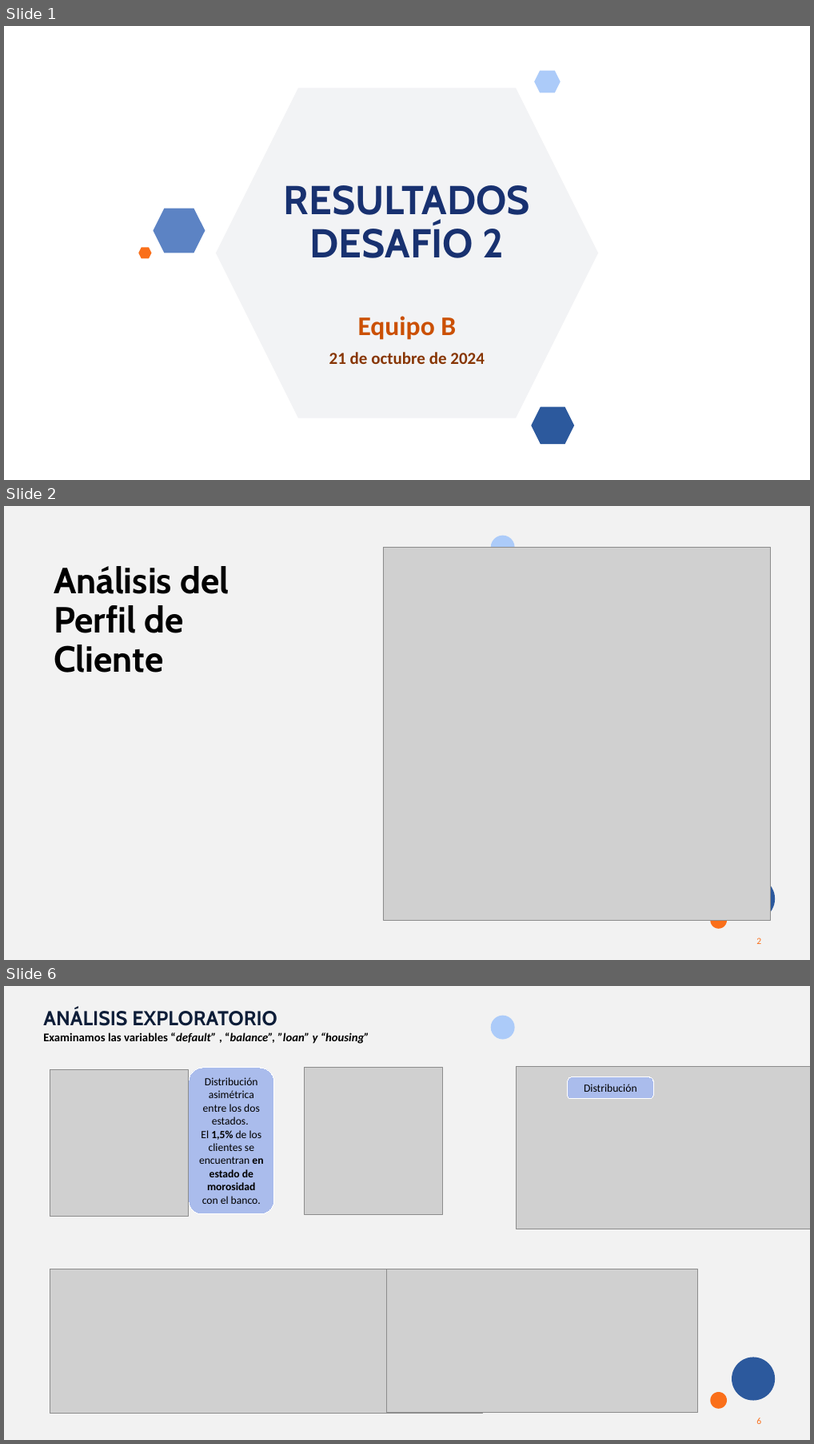
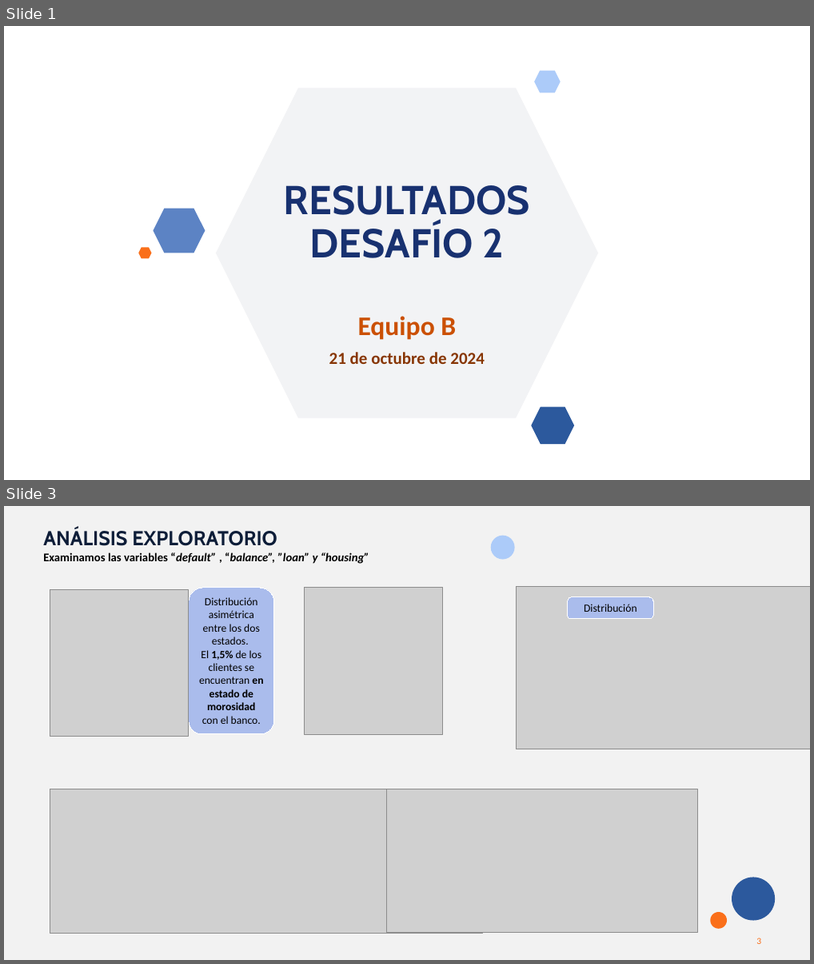
Before and after one commit to MarinaTorba/PersonalDataProrjects, a slide deck: Equip_B/results/S2_Presentacion_Finanzas.pptx. Shown one above the other, each under a label of ours: slides 1, 2 and 6 before the commit, slides 1 and 3 after it; the slides between them are not shown. The pictures are 814x1444 and 814x964 pixels, drawn with LibreOffice and Linux fonts; fonts in the diff are those of the drawing; grey boxes stand for pictures; background and template pictures are left out. Boxes give left, top, right and bottom in pixels: in the first picture for what was removed or moved away, otherwise in the second. Text is boxed around its words. In the diff, an @@ line names an element or a change of style, - is before the commit and + after.

```diff
--- a/Equip_B/results/S2_Presentacion_Finanzas.pptx
+++ b/Equip_B/results/S2_Presentacion_Finanzas.pptx
@@ slide 2 removed at (4,506,810,960), background #F2F2F2; not listed: 4 template elements that a slide beside it also shows @@
@@ picture removed at (383,547,770,920) @@
@@ title removed at (54,566,229,672) @@
-Análisis del Perfil de Cliente
@@ rectangle removed at (4,929,174,960) @@
@@ what was slide 6 is now slide 3 @@
```
Also in this commit, not shown: 3 slides changed, 3 slides added, 4 other slides removed, 1 other file.
